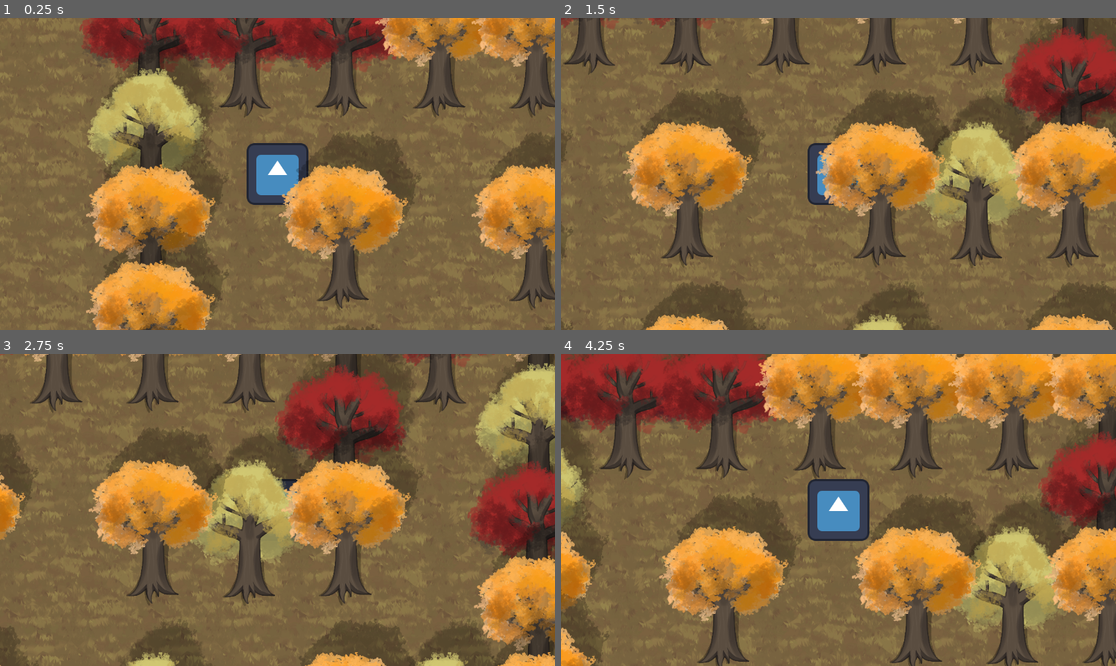
Above: before the commit, frames 1-4 (two rows, left to right).
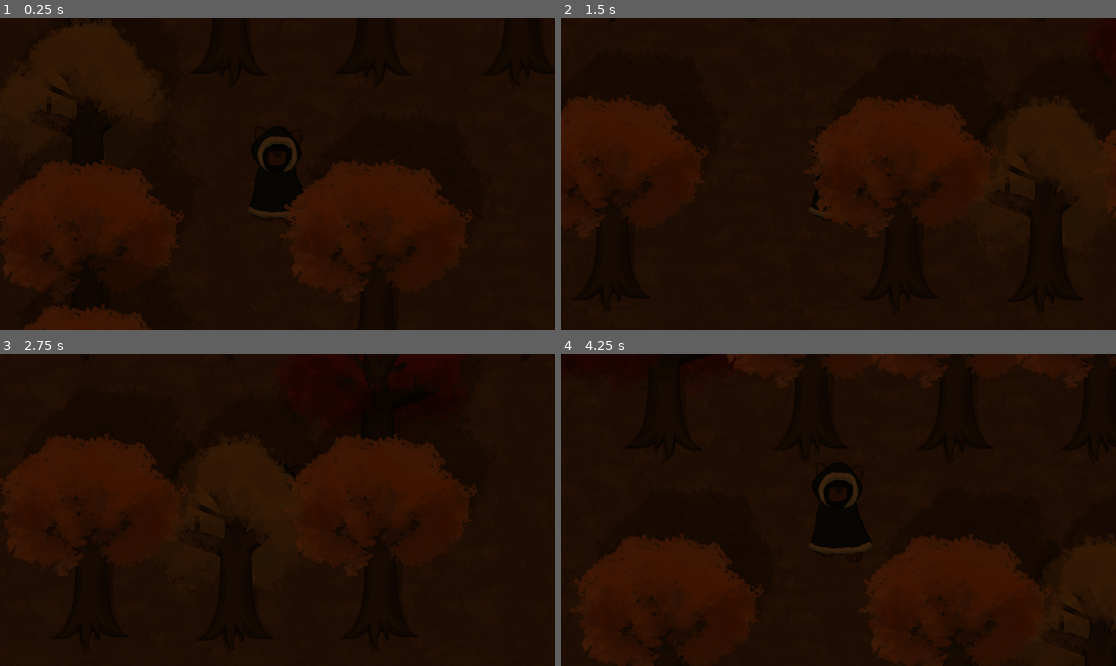
Above: after the commit, the same moments.

Repository: Abigail-Irvin/winter-festival-2025
Game: Godot game, scene res://scenes/main.tscn
Same seed, same stepped clock (60 frames per second), same inputs: the game is played once before the commit and once after it. The engine's default icon, where the game draws it, is replaced by a stand-in: a white triangle on a blue panel in a dark square.
Inputs:
- Up to frame 1 (0.25 s): no input
- Up to frame 2 (1.5 s): tap Enter at 0.5 s; hold D (right) 0.53-1.28 s; hold S (down) from 1.28 s (still down)
- Up to frame 3 (2.75 s): tap Space at 2 s; release S (down) at 2.03 s; hold D (right) from 2.03 s (still down)
- Up to frame 4 (4.25 s): release D (right) at 2.78 s; hold W (up) 2.78-3.53 s; tap Enter at 3.5 s; hold A (left) from 3.53 s (still down)

The runs differ from the first frame. In frame 1, 100% of the frame differs, in the area x 0-100%, y 0-100%; in frame 2, 100%; in frame 3, 100%; in frame 4, 100%.

Commit message:
added boundary sprite, lighting, and beginning work on animated player sprite.

Diff:
--- /dev/null
+++ b/winter-festival-2025/scenes/boundary.tscn
@@ -0,0 +1,11 @@
+[gd_scene load_steps=2 format=3 uid="uid://d3e5cw1s8vox0"]
+
+[ext_resource type="Texture2D" uid="uid://blwk6kh57026t" path="res://assets/sprites/snow_grass.png" id="1_6flaw"]
+
+[node name="Boundary" type="Node2D"]
+
+[node name="Sprite2D" type="Sprite2D" parent="."]
+modulate = Color(0, 0, 0, 0.5647059)
+position = Vector2(6318, 25228.5)
+scale = Vector2(10, 100)
+texture = ExtResource("1_6flaw")
--- a/winter-festival-2025/scenes/main.tscn
+++ b/winter-festival-2025/scenes/main.tscn
@@ -1,9 +1,10 @@
-[gd_scene load_steps=5 format=3 uid="uid://be10a4y2vmh8t"]
+[gd_scene load_steps=6 format=3 uid="uid://be10a4y2vmh8t"]
 
 [ext_resource type="Script" uid="uid://b3ngj2g1uamf3" path="res://scripts/main.gd" id="1_o5qli"]
 [ext_resource type="PackedScene" uid="uid://dpc3ap11a4ft6" path="res://scenes/fall-ground.tscn" id="2_0wfyh"]
 [ext_resource type="PackedScene" uid="uid://kpgydvce31ww" path="res://scenes/player.tscn" id="3_sugp2"]
 [ext_resource type="PackedScene" uid="uid://ccjbc32k4e6rq" path="res://scenes/winter-ground.tscn" id="4_jyhfs"]
+[ext_resource type="PackedScene" uid="uid://d3e5cw1s8vox0" path="res://scenes/boundary.tscn" id="5_tbgi4"]
 
 [node name="Main" type="Node2D" node_paths=PackedStringArray("fall_ground", "winter_ground")]
 y_sort_enabled = true
@@ -26,3 +27,22 @@
 position = Vector2(5108, 6772)
 
 [node name="Sprite2D" type="Sprite2D" parent="."]
+
+[node name="DirectionalLight2D" type="DirectionalLight2D" parent="."]
+color = Color(0.7890553, 0.9123414, 0.99999994, 1)
+energy = 0.95
+blend_mode = 1
+
+[node name="Boundary" parent="." instance=ExtResource("5_tbgi4")]
+position = Vector2(-13981, -4745)
+
+[node name="Boundary4" parent="." instance=ExtResource("5_tbgi4")]
+position = Vector2(11207, -6698)
+
+[node name="Boundary2" parent="." instance=ExtResource("5_tbgi4")]
+position = Vector2(39869, -13895)
+rotation = 1.5707964
+
+[node name="Boundary3" parent="." instance=ExtResource("5_tbgi4")]
+position = Vector2(39432, 11216)
+rotation = 1.5707964
--- a/winter-festival-2025/scenes/player.tscn
+++ b/winter-festival-2025/scenes/player.tscn
@@ -1,10 +1,89 @@
-[gd_scene load_steps=4 format=3 uid="uid://kpgydvce31ww"]
+[gd_scene load_steps=13 format=3 uid="uid://kpgydvce31ww"]
 
 [ext_resource type="Script" uid="uid://8j5e4qb2bsp3" path="res://scripts/player.gd" id="1_3vyb7"]
-[ext_resource type="Texture2D" uid="uid://dj8agwyfn8llf" path="res://assets/sprites/icon.svg" id="2_g2els"]
+[ext_resource type="Texture2D" uid="uid://bsddqw136uebg" path="res://assets/sprites/sprite_winter.png" id="2_g2els"]
 
 [sub_resource type="CircleShape2D" id="CircleShape2D_3vyb7"]
 radius = 45.01111
+
+[sub_resource type="AtlasTexture" id="AtlasTexture_g2els"]
+atlas = ExtResource("2_g2els")
+region = Rect2(1004, 0, 498, 750)
+
+[sub_resource type="AtlasTexture" id="AtlasTexture_qhqgy"]
+atlas = ExtResource("2_g2els")
+region = Rect2(1502, 0, 498, 750)
+
+[sub_resource type="AtlasTexture" id="AtlasTexture_qlg0r"]
+atlas = ExtResource("2_g2els")
+region = Rect2(4, 0, 498, 750)
+
+[sub_resource type="AtlasTexture" id="AtlasTexture_tuyoq"]
+atlas = ExtResource("2_g2els")
+region = Rect2(502, 0, 498, 750)
+
+[sub_resource type="AtlasTexture" id="AtlasTexture_fjrip"]
+atlas = ExtResource("2_g2els")
+region = Rect2(4, 750, 498, 750)
+
+[sub_resource type="AtlasTexture" id="AtlasTexture_smehm"]
+atlas = ExtResource("2_g2els")
+region = Rect2(502, 750, 498, 750)
+
+[sub_resource type="AtlasTexture" id="AtlasTexture_ur7pv"]
+atlas = ExtResource("2_g2els")
+region = Rect2(1000, 750, 498, 750)
+
+[sub_resource type="AtlasTexture" id="AtlasTexture_y4r1p"]
+atlas = ExtResource("2_g2els")
+region = Rect2(1498, 750, 498, 750)
+
+[sub_resource type="SpriteFrames" id="SpriteFrames_3vyb7"]
+animations = [{
+"frames": [{
+"duration": 1.0,
+"texture": SubResource("AtlasTexture_g2els")
+}, {
+"duration": 1.0,
+"texture": SubResource("AtlasTexture_qhqgy")
+}],
+"loop": true,
+"name": &"down",
+"speed": 3.0
+}, {
+"frames": [{
+"duration": 1.0,
+"texture": SubResource("AtlasTexture_qlg0r")
+}, {
+"duration": 1.0,
+"texture": SubResource("AtlasTexture_tuyoq")
+}],
+"loop": true,
+"name": &"left",
+"speed": 3.0
+}, {
+"frames": [{
+"duration": 1.0,
+"texture": SubResource("AtlasTexture_fjrip")
+}, {
+"duration": 1.0,
+"texture": SubResource("AtlasTexture_smehm")
+}],
+"loop": true,
+"name": &"right",
+"speed": 3.0
+}, {
+"frames": [{
+"duration": 1.0,
+"texture": SubResource("AtlasTexture_ur7pv")
+}, {
+"duration": 1.0,
+"texture": SubResource("AtlasTexture_y4r1p")
+}],
+"loop": true,
+"name": &"up",
+"speed": 3.0
+}]
 
 [node name="Player" type="CharacterBody2D"]
 script = ExtResource("1_3vyb7")
@@ -12,9 +91,11 @@
 [node name="CollisionShape2D" type="CollisionShape2D" parent="."]
 shape = SubResource("CircleShape2D_3vyb7")
 
-[node name="Sprite2D" type="Sprite2D" parent="."]
-scale = Vector2(0.5, 0.5)
-texture = ExtResource("2_g2els")
+[node name="Sprite2D" type="AnimatedSprite2D" parent="."]
+scale = Vector2(0.1, 0.1)
+sprite_frames = SubResource("SpriteFrames_3vyb7")
+animation = &"down"
+frame_progress = 0.14393893
 
 [node name="Camera2D" type="Camera2D" parent="."]
-zoom = Vector2(2, 2)
+zoom = Vector2(3, 3)
Binary file changed: winter-festival-2025/assets/sprites/sprite_winter.png
